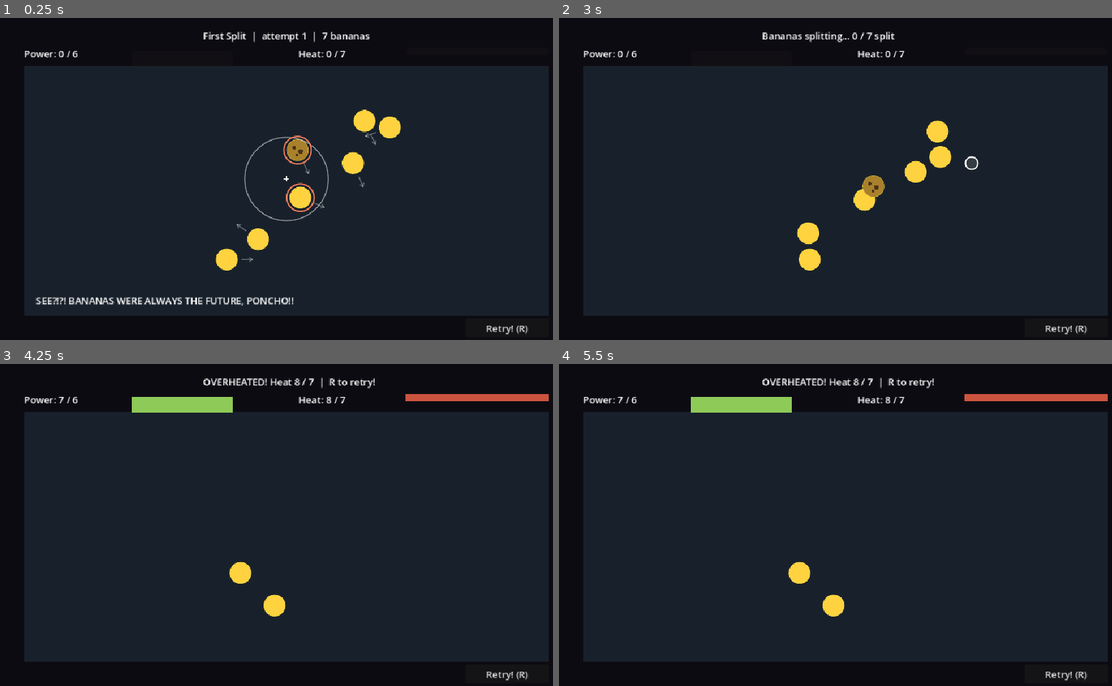
Above: before the commit, frames 1-4 (two rows, left to right).
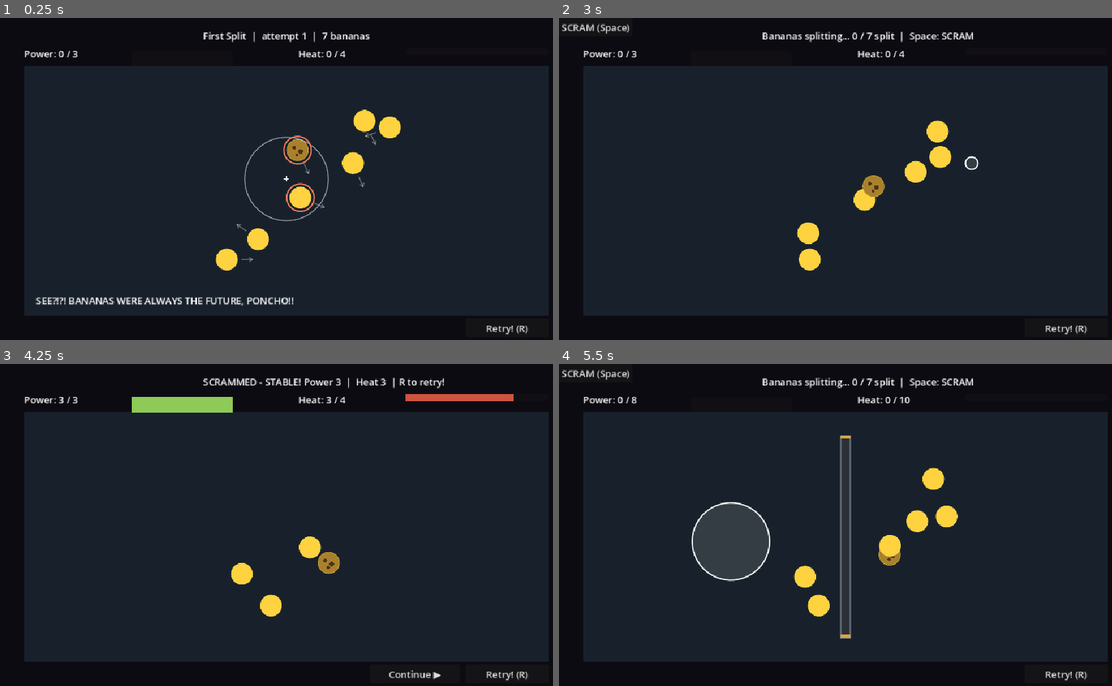
Above: after the commit, the same moments.

Repository: UnderstoodUseYourUsernameHere/banana-fission
Game: Godot game, scene res://scenes/main.tscn
The game is run twice, just before and just after one commit, with the same random seed, the same clock (stepped at 60 frames per second) and the same inputs.
Inputs (mouse positions are in pixels of both pictures, inside the frame that each line leads up to):
- Up to frame 1 (0.25 s): no input
- Up to frame 2 (3 s): click "Retry! (R)" at 0.5 s; click "Retry! (R)" at 1.25 s; click "Retry! (R)" at 2 s; tap Enter at 2.75 s; move the mouse to (973, 162) at 2.77 s; hold Right from 2.78 s (still down); hold Space (scram, bound only after the commit) from 2.78 s (still down); click (973, 162) at 2.92 s
- Up to frame 3 (4.25 s): release Right at 3.5 s; release Space (scram, bound only after the commit) at 3.5 s; click (38, 373) at 3.5 s, where only the run after the commit has a clickable "SCRAM (Space)"
- Up to frame 4 (5.5 s): click (973, 673) at 4.25 s, where only the run after the commit has a clickable "Continue ▶"; drag from (730, 541) to (818, 589) at 5.02 s

The runs differ from the first frame. In frame 1, less than 0.1% of the frame differs, in the area x 13-63%, y 10-13%; in frame 2, 0.4%; in frame 3, 1.5%; in frame 4, 7.1%, in the area x 0-100%, y 1-86%.

Commit message:
feat: add one use SCRAM shutdown keybind during reactions

Diff:
--- a/project.godot
+++ b/project.godot
@@ -51,6 +51,11 @@
 "events": [Object(InputEventKey,"resource_local_to_scene":false,"resource_name":"","device":-1,"window_id":0,"alt_press …(195 unchanged characters)…
 ]
 }
+scram={
+"deadzone": 0.2,
+"events": [Object(InputEventKey,"resource_local_to_scene":false,"resource_name":"","device":-1,"window_id":0,"alt_pressed":false,"shift_pressed":false,"ctrl_pressed":false,"meta_pressed":false,"pressed":false,"keycode":0,"physical_keycode":32,"key_label":0,"unicode":32,"location":0,"echo":false,"script":null)
+]
+}
 
 [physics]
 
--- a/scenes/levels/level_01.tscn
+++ b/scenes/levels/level_01.tscn
@@ -7,6 +7,8 @@
 script = ExtResource("1_i2aat")
 title = "First Split"
 ratticus_line = "SEE?!?! BANANAS WERE ALWAYS THE FUTURE, PONCHO!!"
+power_target = 3
+heat_limit = 4
 
 [node name="Banana" parent="." unique_id=993941136 instance=ExtResource("2_2djvx")]
 position = Vector2(500, 300)
@@ -16,6 +18,9 @@
 [node name="Banana2" parent="." unique_id=71259297 instance=ExtResource("2_2djvx")]
 position = Vector2(488, 199)
 kind = 1
+reaction_radius = 160.0
+power_yield = 3
+heat_yield = 4
 drift_speed = 100.0
 start_angle_degrees = 65.0
 
--- a/scenes/main.tscn
+++ b/scenes/main.tscn
@@ -126,3 +126,11 @@
 offset_bottom = 536.0
 focus_mode = 0
 text = "Continue ▶"
+
+[node name="Scram" type="Button" parent="HUD" unique_id=827341554]
+unique_name_in_owner = true
+visible = false
+offset_right = 8.0
+offset_bottom = 8.0
+focus_mode = 0
+text = "SCRAM (Space)"
--- a/scripts/main.gd
+++ b/scripts/main.gd
@@ -31,6 +31,7 @@
 @onready var effect_container: Node2D = $%Effects
 @onready var retry_button: Button = $%Retry
 @onready var continue_button: Button = $%Continue
+@onready var scram_button: Button = $%Scram
 
 var state: RoundState = RoundState.AIMING
 var split_count: int = 0
@@ -39,6 +40,7 @@
 var rods: Array[Rect2] = []
 var power_total: int = 0
 var heat_total: int = 0
+var scram_used: bool = false
 
 func _ready() -> void:
 	_load_level()
@@ -48,6 +50,8 @@
 
 	retry_button.pressed.connect(_restart_attempt)
 	continue_button.pressed.connect(_on_continue_pressed)
+	scram_button.pressed.connect(_use_scram)
+	scram_button.visible = false
 	_update_status()
 	print("Bananilator ready!")
 
@@ -82,6 +86,11 @@
 		_restart_attempt()
 		return
 
+	if event.is_action_pressed("scram"):
+		get_viewport().set_input_as_handled()
+		_use_scram()
+		return
+
 	if event.is_action_pressed("next_level"):
 		get_viewport().set_input_as_handled()
 		Progress.current_level = (Progress.current_level + 1) % Progress.level_count()
@@ -138,6 +147,18 @@
 
 	active_pulses.append(pulse)
 
+func _use_scram() -> void:
+	if state != RoundState.REACTING or scram_used:
+		return
+
+	scram_used = true
+
+	for pulse in active_pulses:
+		pulse.queue_free()
+
+	active_pulses.clear()
+	_finish_round()
+
 func _finish_round() -> void:
 	if state == RoundState.COMPLETE:
 		return
@@ -156,19 +177,22 @@
 
 func _update_status() -> void:
 	_update_readouts()
+	scram_button.visible = (state == RoundState.REACTING and not scram_used)
+	var scram_prefix: String = "SCRAMMED - " if scram_used else ""
 
 	match state:
 		RoundState.AIMING:
 			status.text = "%s  |  attempt %d  |  %d bananas" % [level.title, Progress.attempts_for(Progress.current_level) + 1, bananas.size()]
 		RoundState.REACTING:
-			status.text = "Bananas splitting... %d / %d split" % [split_count, bananas.size()]
+			var scram_hint: String = ("  |  Space: SCRAM" if not scram_used else "  |  SCRAMMED")
+			status.text = "Bananas splitting... %d / %d split%s" % [split_count, bananas.size(), scram_hint]
 		RoundState.COMPLETE:
 			if heat_total > heat_limit:
 				status.text = "OVERHEATED! Heat %d / %d  |  R to retry!" % [heat_total, heat_limit]
 			elif power_total >= power_target:
-				status.text = "STABLE! Power %d  |  Heat %d  | R to retry!" % [power_total, heat_total]
+				status.text = "%sSTABLE! Power %d  |  Heat %d  | R to retry!" % [scram_prefix, power_total, heat_total]
 			else:
-				status.text = "NOT ENOUGH POWER: %d / %d  |  R to retry?" % [power_total, power_target]
+				status.text = "%sNOT ENOUGH POWER: %d / %d  |  R to retry?" % [scram_prefix, power_total, power_target]
 
 func _update_readouts() -> void:
 	power_label.text = "Power: %d / %d" % [power_total, power_target]
